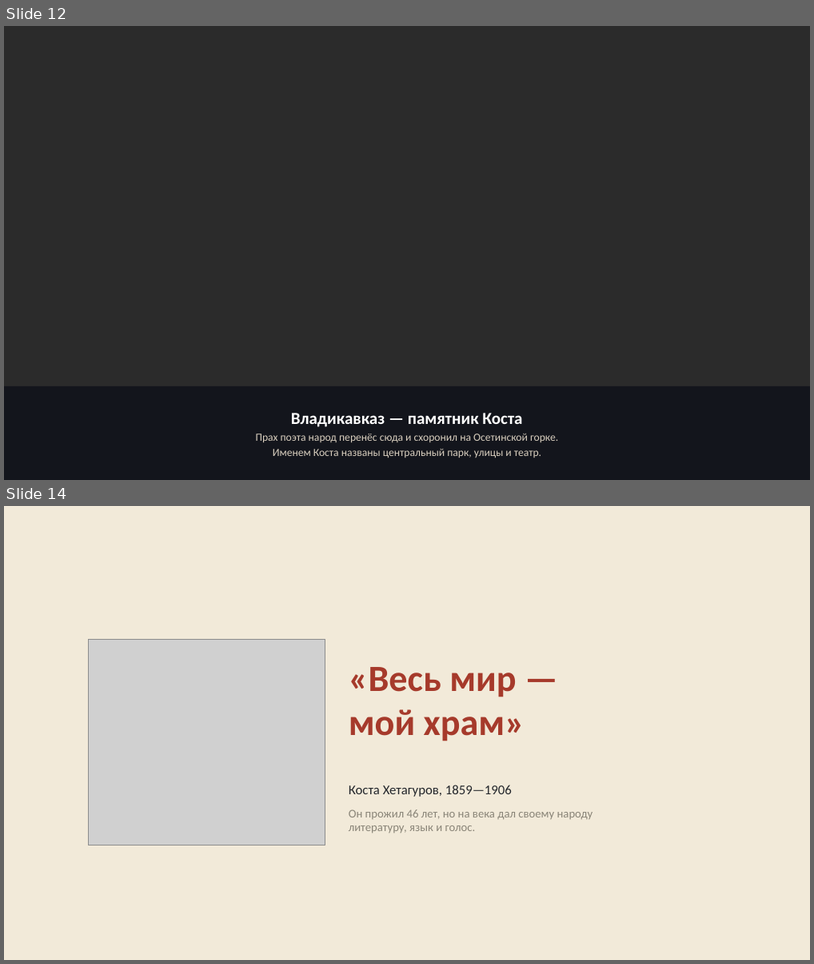
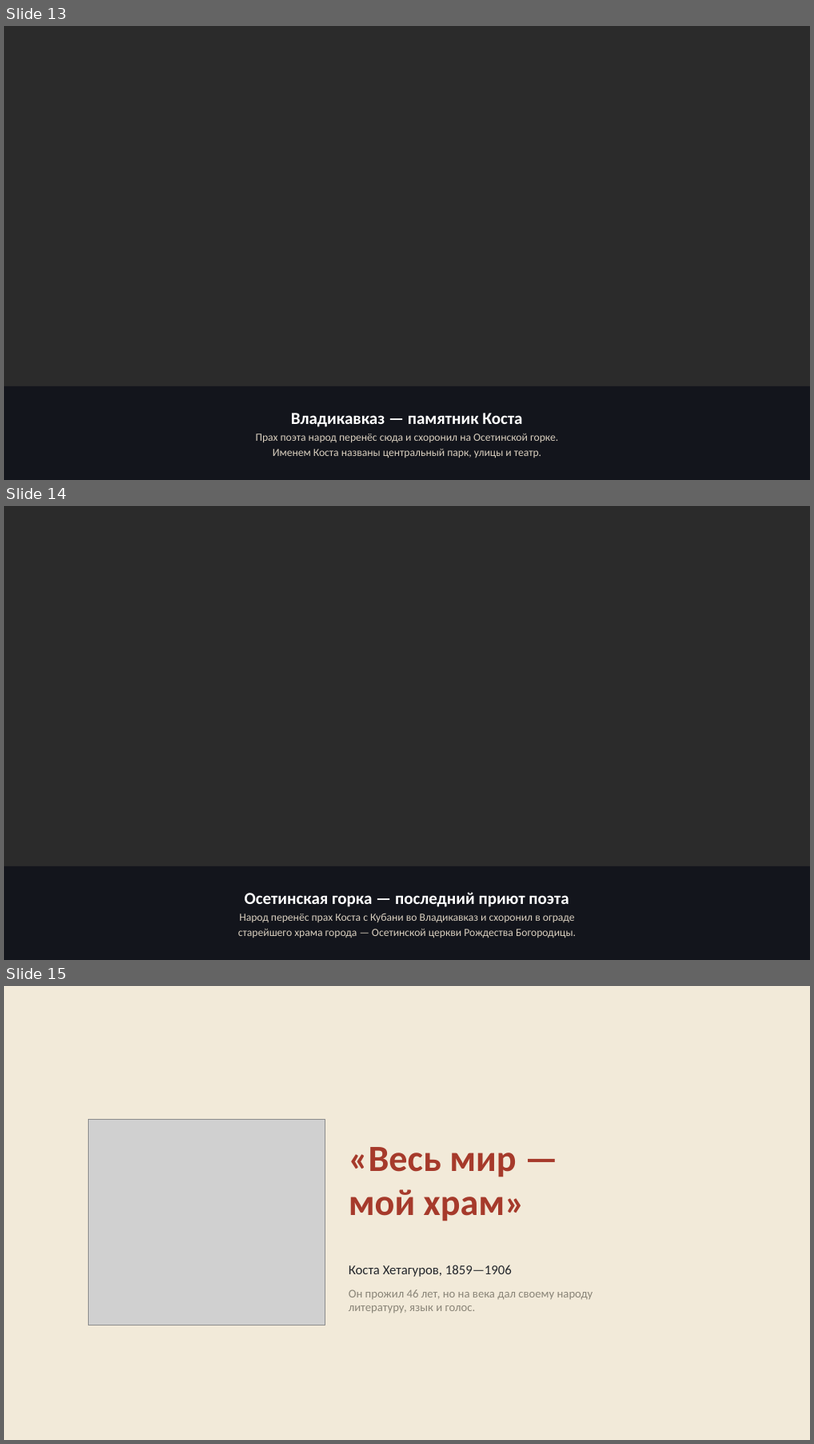
Before and after one commit to maksummatatov10-spec1231/prezent, a slide deck: Kosta_Hetagurov.pptx. Shown one above the other, each under a label of ours: slides 12 and 14 before the commit, slides 13, 14 and 15 after it; the slides between them are not shown. The pictures are 814x964 and 814x1444 pixels, drawn with LibreOffice and Linux fonts; fonts in the diff are those of the drawing; grey boxes stand for pictures; background and template pictures are left out; a plain dark background stands for a picture behind light text. Boxes give left, top, right and bottom in pixels: in the first picture for what was removed or moved away, otherwise in the second. Text is boxed around its words. In the diff, an @@ line names an element or a change of style, - is before the commit and + after.

Commit message:
Коста Хетагуров v4: слайд села Нар и Осетинская церковь вместо универа
- новый слайд: село Нар — родина поэта, вид села и интерьер дома-музея
- слайд про университет заменён на «Осетинская горка — последний приют
  поэта» с фото Осетинской церкви Рождества Богородицы
- всего 15 слайдов, нумерация и переходы обновлены

```diff
--- a/Kosta_Hetagurov.pptx
+++ b/Kosta_Hetagurov.pptx
@@ slide 14 added at box(4, 506, 810, 960), background picture (left out) @@
@@ rectangle added at box(4, 866, 810, 960), fill #050814 at 62% opacity @@
@@ text added at box(238, 892, 576, 937), 13 pt, text #D8CEBE @@
+Осетинская горка — последний приют поэта
+Народ перенёс прах Коста с Кубани во Владикавказ и схоронил в ограде
+старейшего храма города — Осетинской церкви Рождества Богородицы.
@@ what was slide 12 is now slide 13 @@
@@ what was slide 14 is now slide 15 @@
```
Also in this commit, not shown: 9 slides changed, 1 other slide added, 1 slide removed, 7 other files.
